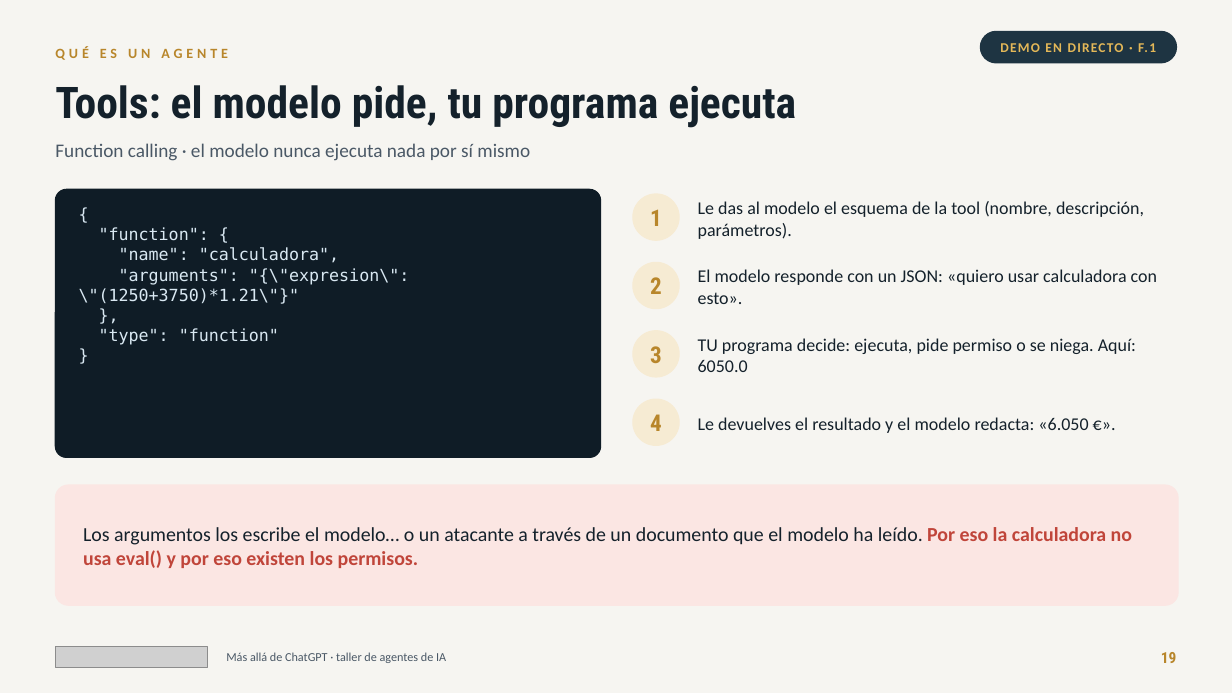
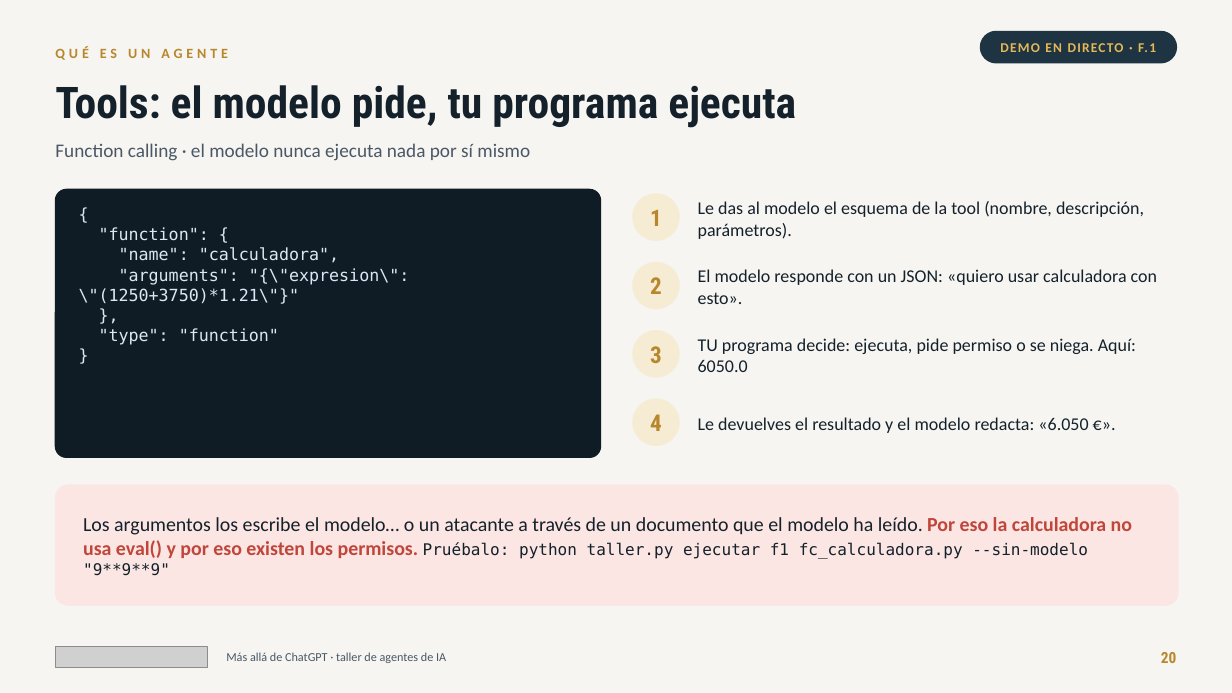
Before and after one commit to jlasherasTracasa/taller_semana_ia_2026, a slide deck: slide 20 of presentacion/taller-agentes-ia.pptx (slide 19 before the commit). Drawn at 1232x693 pixels with LibreOffice and Linux fonts; fonts in the diff are those of the drawing; grey boxes stand for pictures. Boxes give left, top, right and bottom in pixels: in the first picture for what was removed or moved away, otherwise in the second. Text is boxed around its words. In the diff, an @@ line names an element or a change of style, - is before the commit and + after.

Commit message:
Presentación: diapositiva «Clave de clase» con QR (el PIN se dice en clase), QR de valoraciones en el cierre, F.0/F.1 con «ejecutar», sin etiquetas de validación

```diff
--- a/presentacion/taller-agentes-ia.pptx
+++ b/presentacion/taller-agentes-ia.pptx
@@ text at <box>83,517,1132,576</box>: text changed @@
-Los argumentos los escribe el modelo… o un atacante a través de un documento que el modelo ha leído. Por eso la calculadora no usa eval() y por eso existen los permisos.
+Los argumentos los escribe el modelo… o un atacante a través de un documento que el modelo ha leído. Por eso la calculadora no usa eval() y por eso existen los permisos. Pruébalo: python taller.py ejecutar f1 fc_calculadora.py --sin-modelo "9**9**9"
@@ text at <box>1161,652,1177,663</box>: text changed @@
-19
+20
```
Also in this commit, not shown: 46 other slides changed, 1 slide added, 2 other files.
